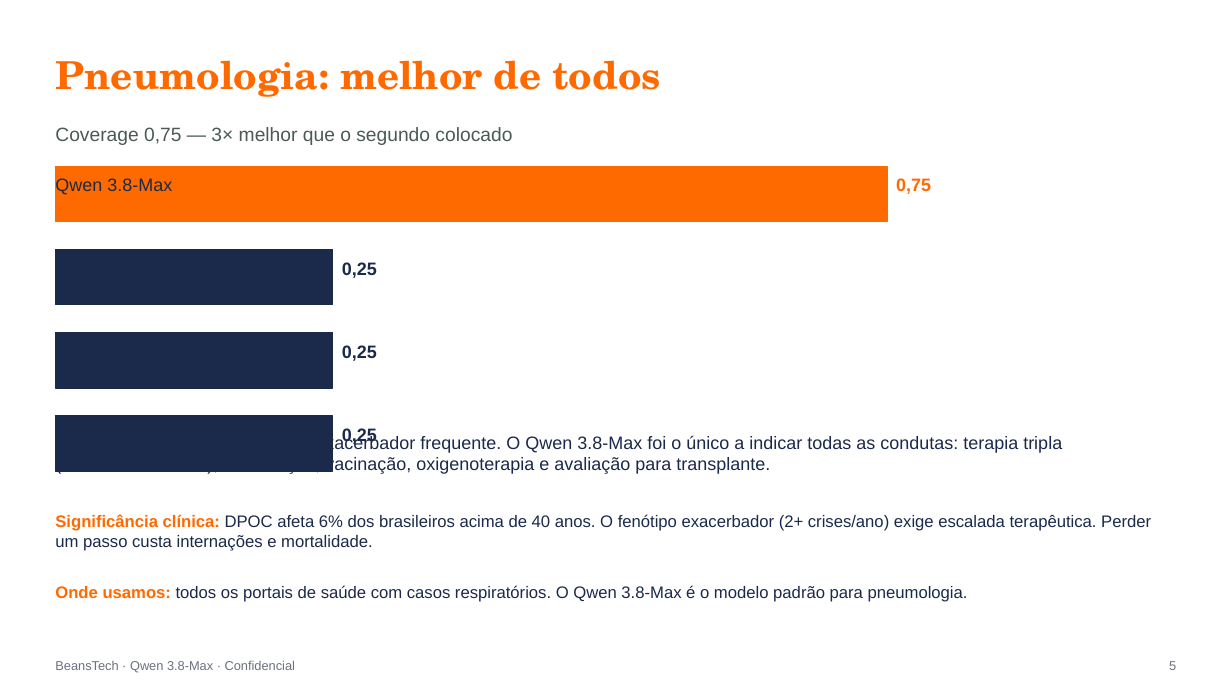
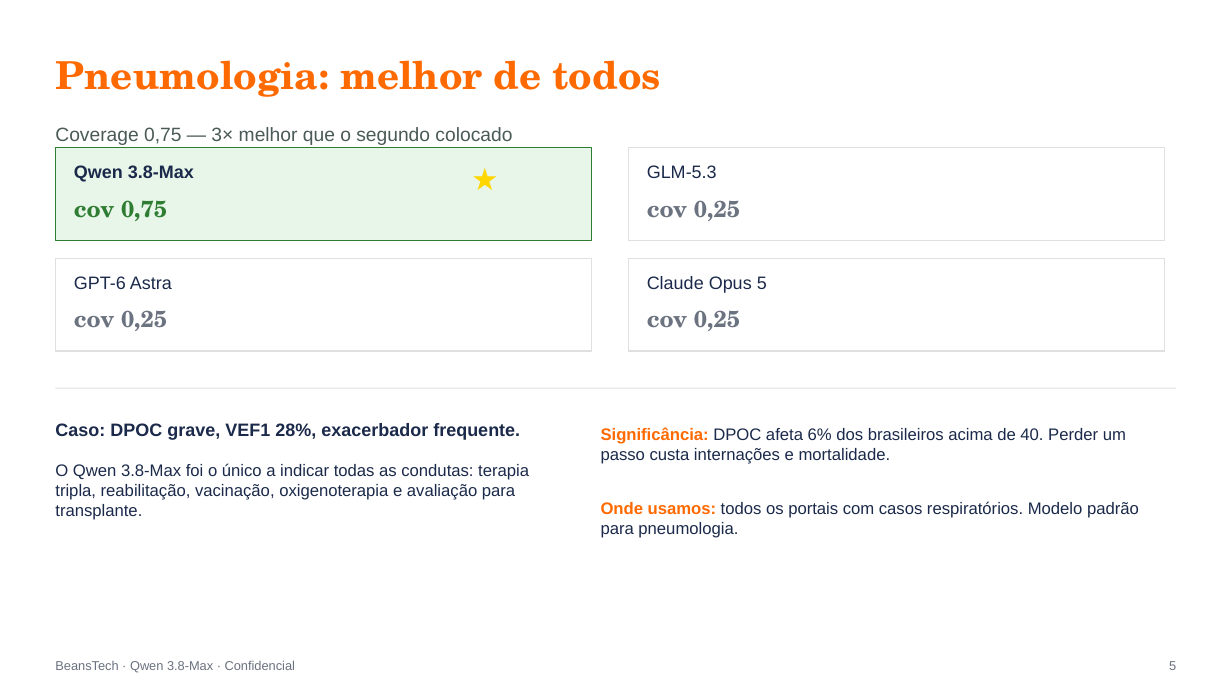
Before and after one commit to beanstechhub/healthtech-infra, a slide deck: slide 5 of apresentacoes/Qwen_Medicina_Eric_PT.pptx. Drawn at 1232x693 pixels with LibreOffice and Linux fonts; fonts in the diff are those of the drawing. Boxes give left, top, right and bottom in pixels: in the first picture for what was removed or moved away, otherwise in the second. Text is boxed around its words. In the diff, an @@ line names an element or a change of style, - is before the commit and + after.

```diff
--- a/apresentacoes/Qwen_Medicina_Eric_PT.pptx
+++ b/apresentacoes/Qwen_Medicina_Eric_PT.pptx
@@ rectangle: place and size @@
-rectangle at [55, 166, 887, 222]
+rectangle at [55, 148, 592, 240]
@@ rectangle at [55, 148, 592, 240]: fill #FF6A00 to #E8F5E9; outline #FF6A00 1 pt to #2E7D32 1 pt @@
@@ rectangle added at [628, 148, 1165, 240], fill #FFFFFF, outline #E0E0E0 1 pt @@
@@ text "Qwen 3.8-Max": place and size @@
-text "Qwen 3.8-Max" at [55, 178, 172, 195]
+text "Qwen 3.8-Max" at [74, 165, 194, 182]
@@ text "Qwen 3.8-Max" at [74, 165, 194, 182]: bold on @@
@@ text added at [471, 155, 564, 201], 24 pt, text #FFD700 @@
+★
@@ text added at [647, 165, 717, 178], 14 pt, text #1B2A4A @@
+GLM-5.3
@@ text at [74, 200, 167, 221]: text changed; size 14 to 18 pt; font Arial to TeX Gyre Schola; text colour #FF6A00 to #2E7D32 @@
-0,75
+cov 0,75
@@ text at [647, 200, 740, 221]: text changed; size 14 to 18 pt; font Arial to TeX Gyre Schola; text colour #1B2A4A to #6B7280 @@
-0,25
+cov 0,25
@@ rectangle removed at [55, 250, 333, 305] @@
@@ rectangle added at [55, 259, 592, 351], fill #FFFFFF, outline #E0E0E0 1 pt @@
@@ rectangle added at [628, 259, 1165, 351], fill #FFFFFF, outline #E0E0E0 1 pt @@
@@ text added at [74, 276, 172, 289], 14 pt, text #1B2A4A @@
+GPT-6 Astra
@@ text added at [647, 276, 767, 293], 14 pt, text #1B2A4A @@
+Claude Opus 5
@@ text at [74, 310, 167, 331]: text changed; size 14 to 18 pt; font Arial to TeX Gyre Schola; text colour #1B2A4A to #6B7280 @@
-0,25
+cov 0,25
@@ text at [647, 310, 740, 331]: text changed; size 14 to 18 pt; font Arial to TeX Gyre Schola; text colour #1B2A4A to #6B7280 @@
-0,25
+cov 0,25
@@ rectangle removed at [55, 333, 333, 388] @@
@@ line added from (55, 388) to (1177, 388), #E0E0E0 0.75 pt @@
@@ rectangle removed at [55, 416, 333, 471] @@
@@ text added at [55, 423, 520, 440], 14 pt, text #1B2A4A, bold @@
+Caso: DPOC grave, VEF1 28%, exacerbador frequente.
@@ text at [601, 427, 1126, 464]: text changed @@
-Significância clínica: DPOC afeta 6% dos brasileiros acima de 40 anos. O fenótipo exacerbador (2+ crises/ano) exige escalada terapêutica. Perder um passo custa internações e mortalidade.
+Significância: DPOC afeta 6% dos brasileiros acima de 40. Perder um passo custa internações e mortalidade.
@@ text at [55, 463, 529, 520]: text changed; size 14 to 13 pt @@
-Caso: DPOC grave, VEF1 28%, exacerbador frequente. O Qwen 3.8-Max foi o único a indicar todas as condutas: terapia tripla (LABA+LAMA+CSI), reabilitação, vacinação, oxigenoterapia e avaliação para transplante.
+O Qwen 3.8-Max foi o único a indicar todas as condutas: terapia tripla, reabilitação, vacinação, oxigenoterapia e avaliação para transplante.
@@ text at [601, 501, 1139, 538]: text changed @@
-Onde usamos: todos os portais de saúde com casos respiratórios. O Qwen 3.8-Max é o modelo padrão para pneumologia.
+Onde usamos: todos os portais com casos respiratórios. Modelo padrão para pneumologia.
```
Also in this commit, not shown: 1 other slide changed, 1 slide added, 3 other files.
